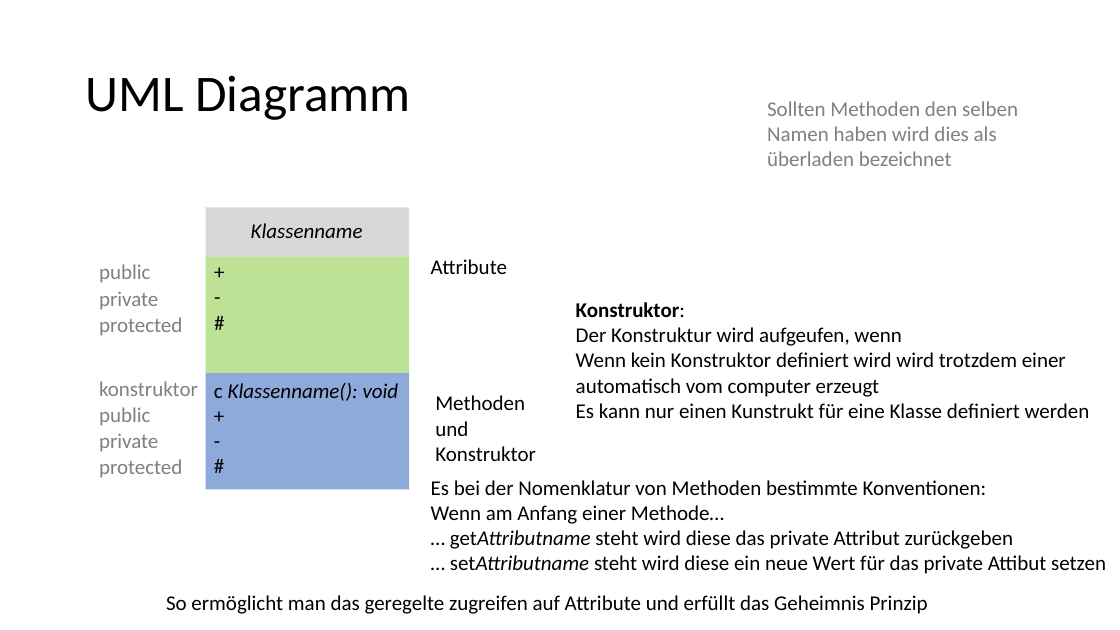
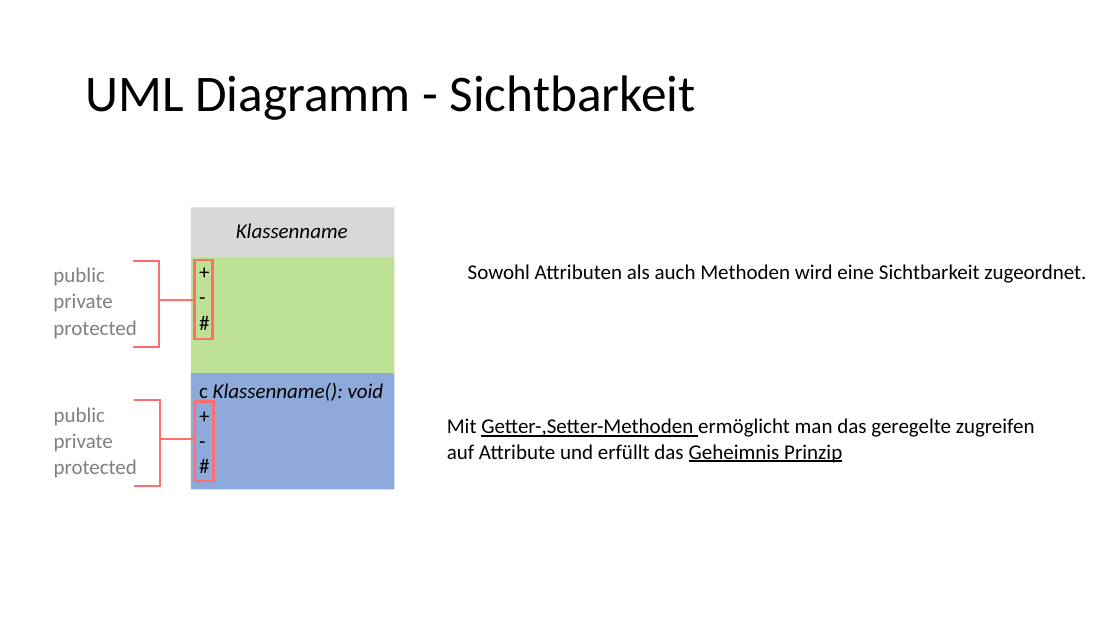
Before and after one commit to jeder49/ABI_Info, a slide deck: slide 8 of Q1/OOP/OOP.pptx (slide 7 before the commit). Drawn at 1120x630 pixels with LibreOffice and Linux fonts; fonts in the diff are those of the drawing. Boxes give left, top, right and bottom in pixels: in the first picture for what was removed or moved away, otherwise in the second. Text is boxed around its words. In the diff, an @@ line names an element or a change of style, - is before the commit and + after.

```diff
--- a/Q1/OOP/OOP.pptx
+++ b/Q1/OOP/OOP.pptx
@@ title at bbox=[85, 75, 696, 120]: text changed @@
-UML Diagramm
+UML Diagramm - Sichtbarkeit
@@ text removed at bbox=[767, 101, 1018, 166] @@
-Sollten Methoden den selben Namen haben wird dies als überladen bezeichnet
@@ 4 texts: place and size @@
-4 texts at bbox=[99, 264, 182, 478]
+4 texts at bbox=[53, 267, 137, 478]
@@ freeform shape added at bbox=[133, 260, 194, 347], outline #FF6E6E 1.75 pt @@
@@ rectangle added at bbox=[194, 260, 213, 339], outline #FF6E6E 2 pt @@
@@ text removed at bbox=[431, 259, 507, 274] @@
-Attribute
@@ text added at bbox=[468, 264, 1086, 283], 18 pt, text #000000 @@
+Sowohl Attributen als auch Methoden wird eine Sichtbarkeit zugeordnet.
@@ text "private": place and size @@
-text "private" at bbox=[99, 291, 158, 310]
+text "private" at bbox=[53, 294, 112, 312]
@@ text "protected": place and size @@
-text "protected" at bbox=[99, 317, 182, 336]
+text "protected" at bbox=[53, 320, 136, 339]
@@ text removed at bbox=[576, 302, 1090, 418] @@
-Konstruktor:
-Der Konstruktur wird aufgeufen, wenn
-Wenn kein Konstruktor definiert wird wird trotzdem einer automatisch vom computer erzeugt
-Es kann nur einen Kunstrukt für eine Klasse definiert werden
@@ text removed at bbox=[99, 381, 198, 396] @@
-konstruktor
@@ 3 texts, 3 rectangles: place and size @@
-3 texts, 3 rectangles at bbox=[206, 208, 409, 490]
+3 texts, 3 rectangles at bbox=[191, 208, 394, 490]
@@ freeform shape added at bbox=[134, 400, 195, 486], outline #FF6E6E 1.75 pt @@
@@ rectangle added at bbox=[195, 402, 213, 481], outline #FF6E6E 2 pt @@
@@ text removed at bbox=[435, 395, 536, 461] @@
-Methoden und Konstruktor
@@ text at bbox=[447, 418, 1035, 463]: text changed @@
-So ermöglicht man das geregelte zugreifen auf Attribute und erfüllt das Geheimnis Prinzip
+Mit Getter-,Setter-Methoden ermöglicht man das geregelte zugreifen auf Attribute und erfüllt das Geheimnis Prinzip
@@ text removed at bbox=[431, 480, 1106, 574] @@
-Es bei der Nomenklatur von Methoden bestimmte Konventionen:
-Wenn am Anfang einer Methode…
-… getAttributname steht wird diese das private Attribut zurückgeben
-… setAttributname steht wird diese ein neue Wert für das private Attibut setzen
```
Also in this commit, not shown: 7 other slides changed, 2 slides added, 1 slide removed, 4 other files.
